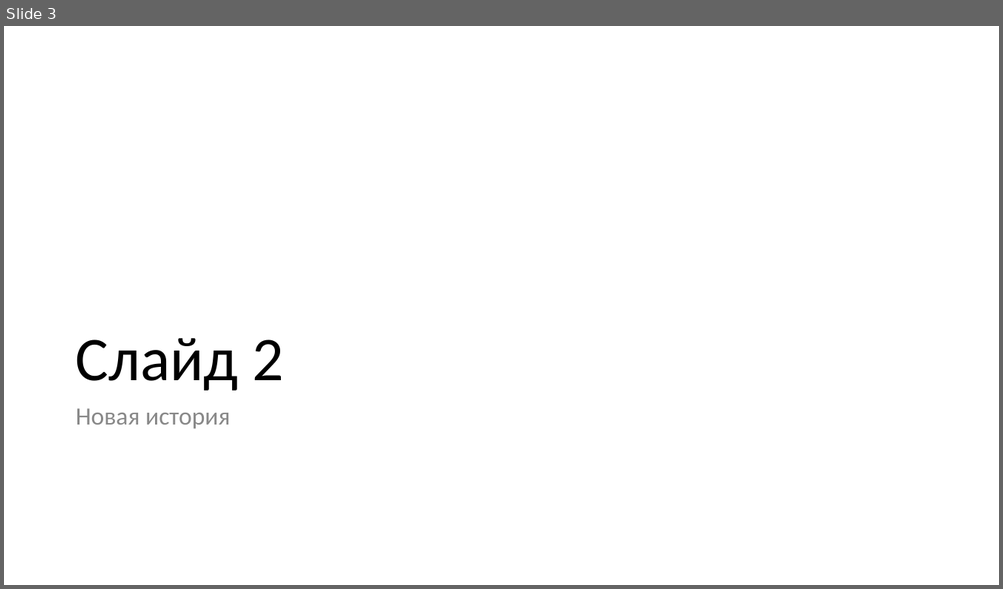
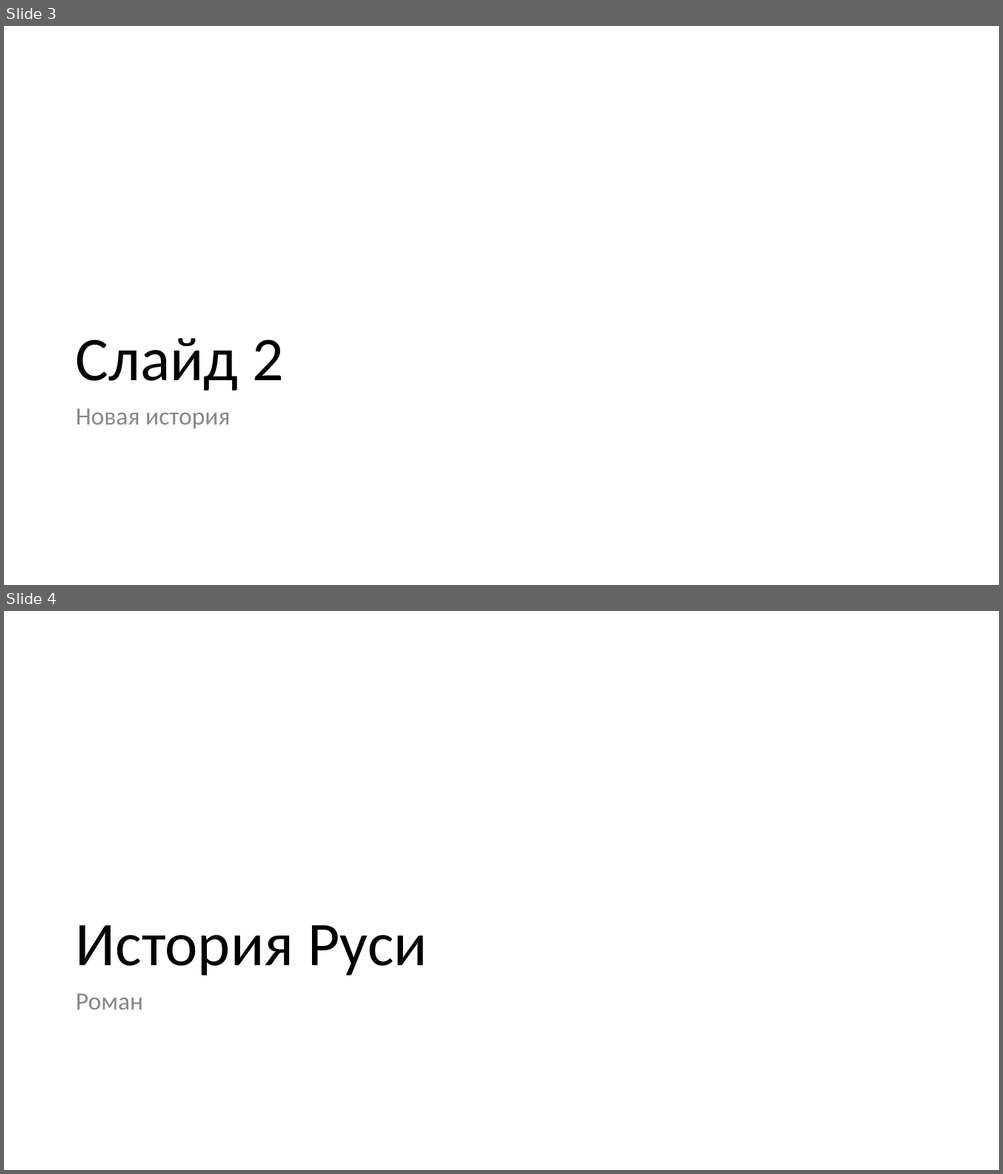
Before and after one commit to waxlight/presentation, a slide deck: Системы контроля версий.pptx. Shown one above the other, each under a label of ours: slide 3 before the commit, slides 3 and 4 after it. The pictures are 1003x589 and 1003x1174 pixels, drawn with LibreOffice and Linux fonts; fonts in the diff are those of the drawing. Boxes give left, top, right and bottom in pixels: in the first picture for what was removed or moved away, otherwise in the second. Text is boxed around its words. In the diff, an @@ line names an element or a change of style, - is before the commit and + after.

Commit message:
+история руси Роман

```diff
--- a/Системы контроля версий.pptx
+++ b/Системы контроля версий.pptx
@@ slide 4 added at (4, 611, 999, 1170), background #FFFFFF @@
@@ title added at (76, 925, 427, 976), 60 pt, text #000000 @@
+История Руси
@@ text added at (76, 994, 143, 1010), 24 pt, text #888888 @@
+Роман
```
